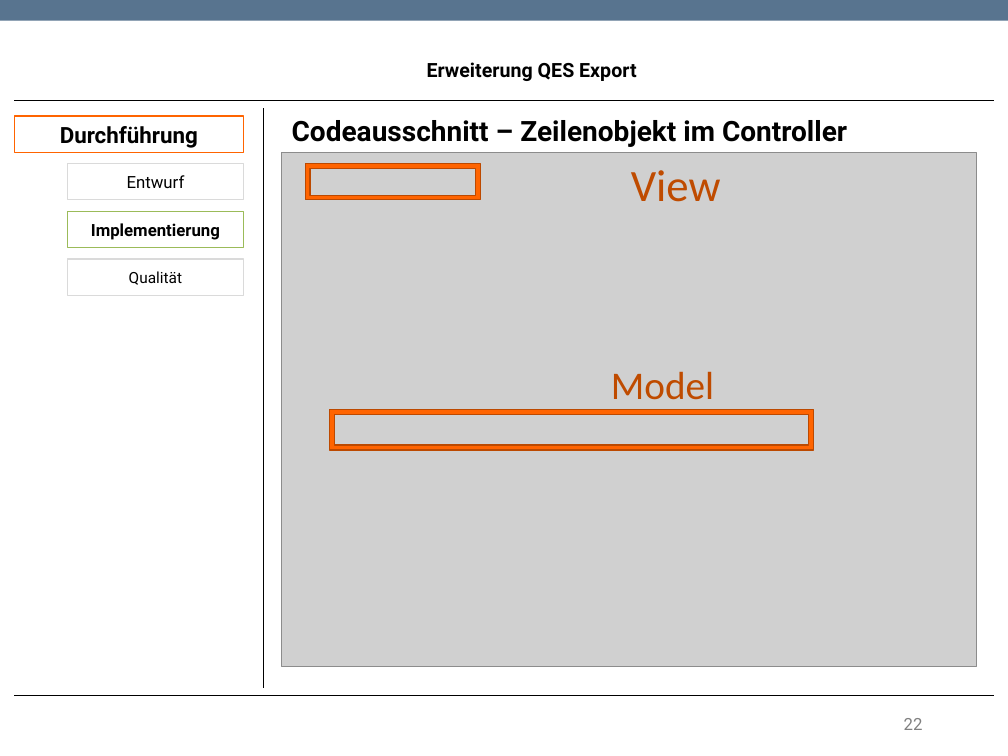
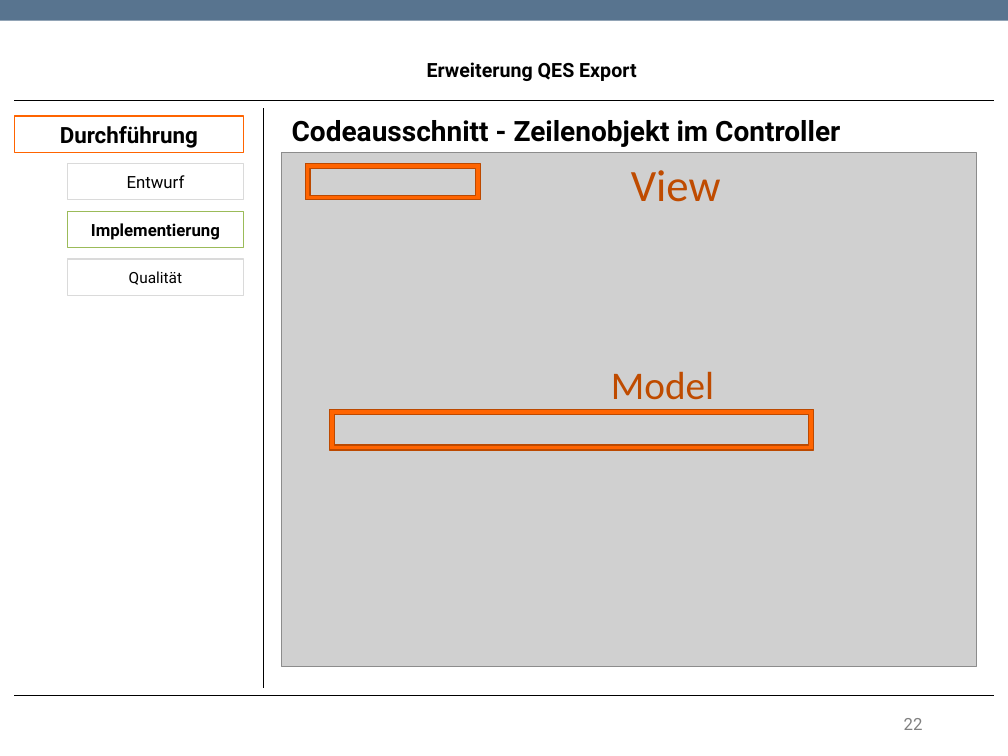
Before and after one commit to TwoHorus/dbExelExportLaravel, a slide deck: slide 22 of DOC/Fachgespraech.pptx. Drawn at 1008x756 pixels with LibreOffice and Linux fonts; fonts in the diff are those of the drawing; grey boxes stand for pictures; background and template pictures are left out. Boxes give left, top, right and bottom in pixels: in the first picture for what was removed or moved away, otherwise in the second. Text is boxed around its words. In the diff, an @@ line names an element or a change of style, - is before the commit and + after.

```diff
--- a/DOC/Fachgespraech.pptx
+++ b/DOC/Fachgespraech.pptx
@@ text at (x1=292, y1=120, x2=840, y2=147): text changed @@
-Codeausschnitt – Zeilenobjekt im Controller
+Codeausschnitt - Zeilenobjekt im Controller
```
Also in this commit, not shown: 13 other slides changed.
